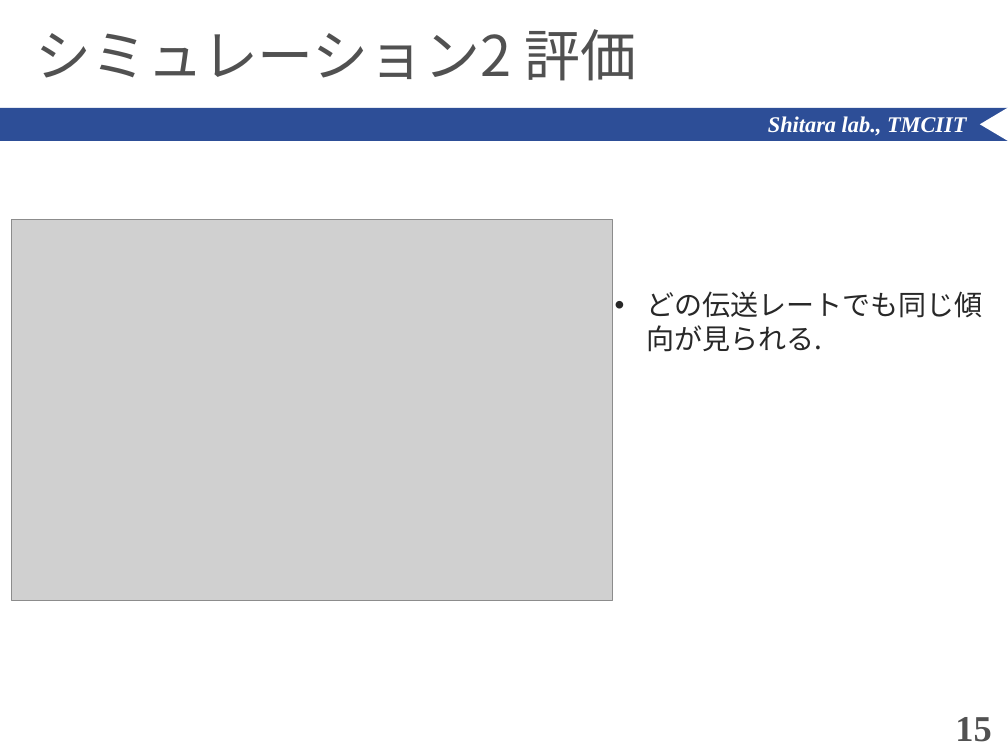
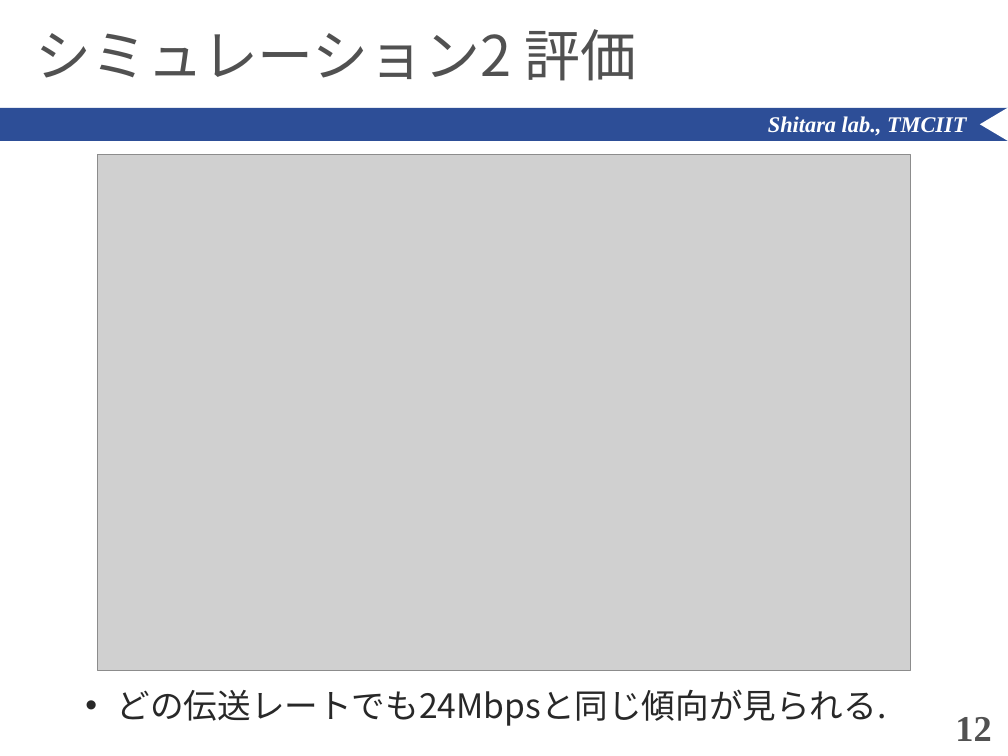
Before and after one commit to ShitaLab-TMCIT/IEEE802.11simulator, a slide deck: slide 12 of paper/pwp_tmp_shiralab.pptx (slide 15 before the commit). Drawn at 1008x756 pixels with LibreOffice and Linux fonts; fonts in the diff are those of the drawing; grey boxes stand for pictures. Boxes give left, top, right and bottom in pixels: in the first picture for what was removed or moved away, otherwise in the second. Text is boxed around its words. In the diff, an @@ line names an element or a change of style, - is before the commit and + after.

```diff
--- a/paper/pwp_tmp_shiralab.pptx
+++ b/paper/pwp_tmp_shiralab.pptx
@@ picture: place and size @@
-picture at bbox=[12, 220, 613, 601]
+picture at bbox=[98, 154, 911, 670]
@@ text at bbox=[117, 689, 887, 726]: text changed; size 20 to 24 pt @@
-• どの伝送レートでも同じ傾向が見られる.
+• どの伝送レートでも24Mbpsと同じ傾向が見られる.
@@ page number at bbox=[955, 717, 991, 741]: text changed @@
-15
+12
```
Also in this commit, not shown: 4 other slides changed, 5 slides added, 7 slides removed, 11 other files.
